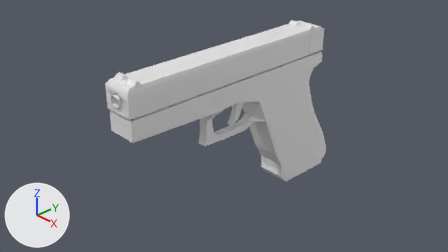
Renders of the Blender file julesd.blend from each side of a commit.
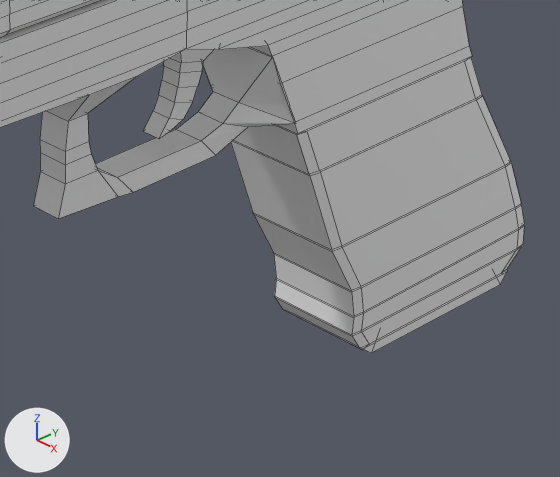
Each version is shown from the file's camera 'Camera', then close up on the part from 42% to 75% of the width and 35% to 85% of the height. Lighting does not change. The marker at lower left points along +X, +Y and +Z. The close-ups show mesh edges as thin lines.

The older version as bpy lines, for what is in view:
```python
me_cube_001 = bpy.data.meshes.new('Cube.001')
me_cube_001.from_pydata(...)  # 527 vertices, 506 faces, 2 loose edges; spans x -1.0..1.0, y -1.02..1.0, z -1.02..1.47
me_cube_001.polygons.foreach_set('use_smooth', [True] * 506)
me_cube_003 = bpy.data.meshes.new('Cube.003')
me_cube_003.from_pydata(...)  # 242 vertices, 244 faces; spans x -1.0..1.04, y -1.0..1.19, z -13.08..1.0
# before: 10 (-1.0, 0.0, -1.0), 12 (1.0, 0.0, -1.0) at pixel (186, 48), 30 (-0.87, 0.13, -0.82), 31 (0.87, 0.13, -0.82), 39 (1.0, 0.25, -2.16) at pixel (272, 56)
# before: 52 (1.0, 0.09, -1.36) at pixel (218, 49), 53 (-1.0, 0.09, -1.36), 54 (1.0, 0.24, -1.81) at pixel (268, 45), 60 (-1.0, -0.14, -1.21), 61 (1.0, -0.14, -1.21) at pixel (137, 76)
# before: 122 (0.2, 0.08, -1.68), 125 (-0.18, 0.08, -1.68)
ob_cube = bpy.data.objects.new('Cube', me_cube_001)
ob_cube.location = (0.273, -0.174, 1.24)
ob_cube.scale = (0.278, 2.21, 0.227)
ob_cube_001 = bpy.data.objects.new('Cube.001', me_cube_003)
ob_cube_001.location = (0.273, -0.174, 0.822)
ob_cube_001.scale = (0.278, 2.18, 0.177)
```
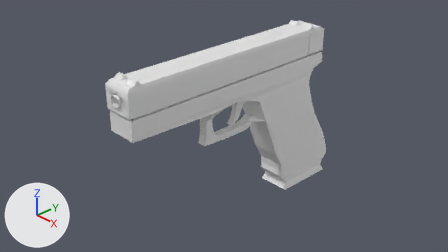
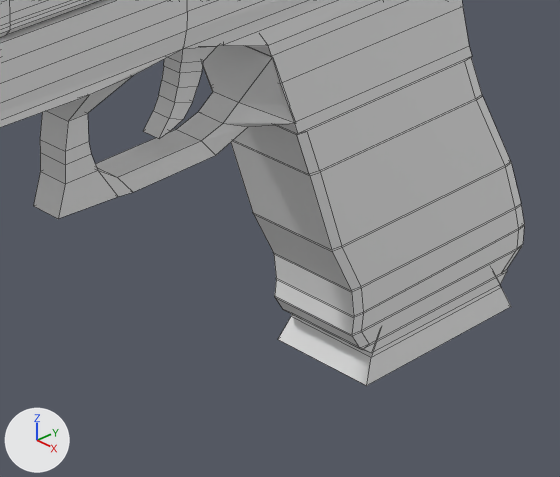
Commit message: feat: update file

The edits, one by one:
me_cube_003 is used by ob_cube_001; location (0.273, -0.174, 0.822); scale (0.278, 2.18, 0.177).
Verts and faces of me_cube_003; kept vertices keep their numbers, new ones are numbered from 242.
me_cube_003 had 242 vertices, 244 faces and spanned x -1.0..1.04, y -1.0..1.19, z -13.08..1.0.
me_cube_003 now has 250 vertices, 252 faces and spans x -1.14..1.12, y -1.0..1.19, z -13.93..1.0.
Part 1, on me_cube_003:
Vertex 10 moves to (-0.96, -0.01, -1.0).
Vertex 12 moves to (0.96, -0.01, -1.0), pixel (183, 48).
Vertex 30 moves to (-0.79, 0.13, -0.87).
Vertex 31 moves to (0.79, 0.13, -0.87).
Vertex 39 moves to (1.01, 0.25, -2.16), pixel (271, 56).
Vertex 122 moves to (0.21, 0.08, -1.68).
Vertex 52 moves to (0.95, 0.11, -1.35), pixel (223, 45).
Vertex 53 moves to (-0.94, 0.11, -1.35).
Vertex 54 moves to (1.01, 0.23, -1.82), pixel (268, 45).
Vertex 60 moves to (-0.91, -0.14, -1.24).
Vertex 61 moves to (0.92, -0.14, -1.23), pixel (133, 75).
Vertex 125 moves to (-0.19, 0.08, -1.68).
Part 2, on me_cube_003:
1 face is deleted.
8 vertices are added at x -1.14..1.12, y 0.59..1.13, z -13.93..-13.16.
9 new faces join them.

Boxes (x1, y1, x2, y2) around the edits, measured in the close-ups (560 x 477 px; the box of a moved part takes in the faces that stretch with it):
'Cube.001', reshaped
    before: (0, 0, 524, 353)
    after: (0, 0, 524, 386)
part 1 of me_cube_003, moved or reshaped
    both: (0, 0, 463, 127)
part 2 of me_cube_003, built on
    after: (278, 285, 511, 386)
